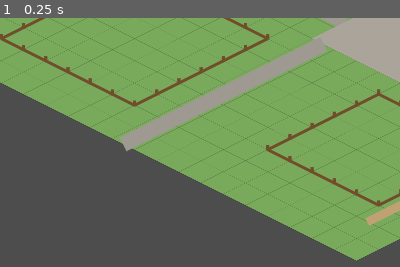
Above: before the commit, frame 1.
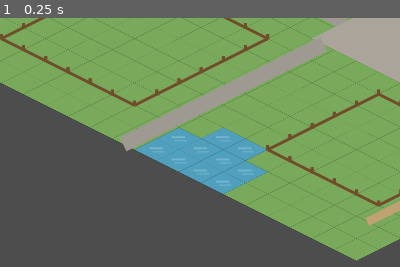
Above: after the commit, the same moment.

Repository: hkolberg/lille-gaardsliv
Game: Godot game, scene res://main.tscn
Two runs of this game, one before a commit and one after it. Both use one fixed random seed, a clock stepped at 60 frames per second and the inputs below.
Inputs:
- Up to frame 1 (0.25 s): no input
The pictures show only the part of the screen within x 6-56%, y 50-100%; the shares and areas given below are measured in that part.

The runs differ from the first frame. In frame 1, 5.0% of the frame differs, in the area x 33-67%, y 44-71%.

Commit message:
Add water area to example world

Diff:
--- a/godot/main.gd
+++ b/godot/main.gd
@@ -65,6 +65,15 @@
 	# Southern meadow stays open. A fenced pasture occupies part of it.
 	_add_fence_rect(2, 12, 7, 17, Vector2i(4, 12))
 
+	# Small pond in the south-east part of the example world.
+	# The irregular outline makes it read as a natural water body rather than a block.
+	for p in [
+		Vector2i(11, 17), Vector2i(12, 17),
+		Vector2i(10, 18), Vector2i(11, 18), Vector2i(12, 18), Vector2i(13, 18),
+		Vector2i(10, 19), Vector2i(11, 19), Vector2i(12, 19), Vector2i(13, 19)
+	]:
+		tiles[p.y][p.x] = _tile("water", "water", 0)
+
 	# Smaller fenced meadow near the village, with a walking gate.
 	_add_fence_rect(13, 12, 17, 16, Vector2i(15, 12))
 
@@ -106,6 +115,12 @@
 	}
 
 func _movement_for(category: String, surface: String) -> Dictionary:
+	if category == "water":
+		return {
+			"walking": {"traversable": false},
+			"tractor": {"traversable": false},
+			"boat": {"traversable": true, "cost": 1.0}
+		}
 	var walk_cost := 2.0
 	if surface == "gravel": walk_cost = 1.3
 	elif surface == "cobblestone" or surface == "cobblestone_square": walk_cost = 1.0
@@ -260,11 +275,15 @@
 	])
 	var base := Color("#79aa5b")
 	if tile.category == "forest": base = Color("#527d49")
+	elif tile.category == "water": base = Color("#4f9fbd")
 	draw_colored_polygon(diamond, base)
 	draw_polyline(PackedVector2Array([diamond[0], diamond[1], diamond[2], diamond[3], diamond[0]]), Color(0,0,0,0.10), 1.0)
 	if tile.category == "forest":
 		draw_circle(c + Vector2(0,-8), 8, Color("#315f38"))
 		draw_line(c + Vector2(0,-2), c + Vector2(0,5), Color("#64462d"), 3)
+	elif tile.category == "water":
+		draw_line(c + Vector2(-10,-2), c + Vector2(8,-2), Color(1,1,1,0.22), 1.5, true)
+		draw_line(c + Vector2(-5,3), c + Vector2(11,3), Color(1,1,1,0.14), 1.0, true)
 
 func _draw_road(x: int, y: int, tile: Dictionary) -> void:
 	var c := _iso(x, y)
